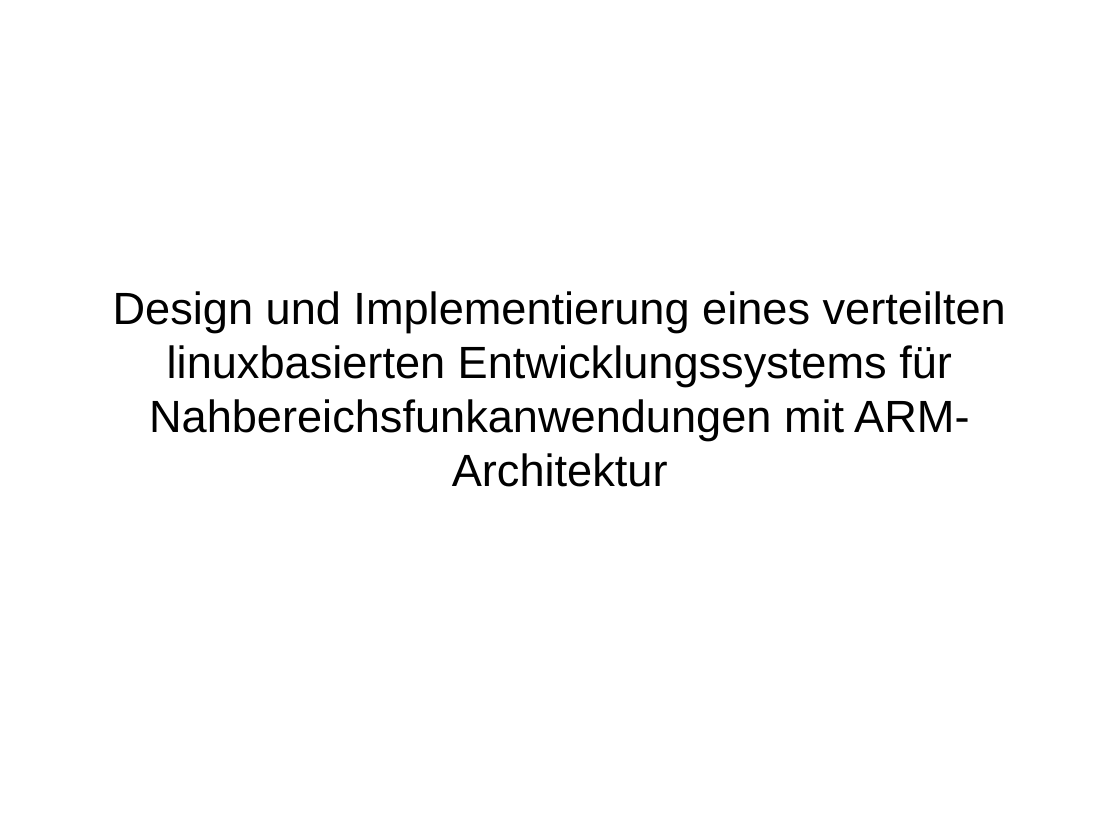
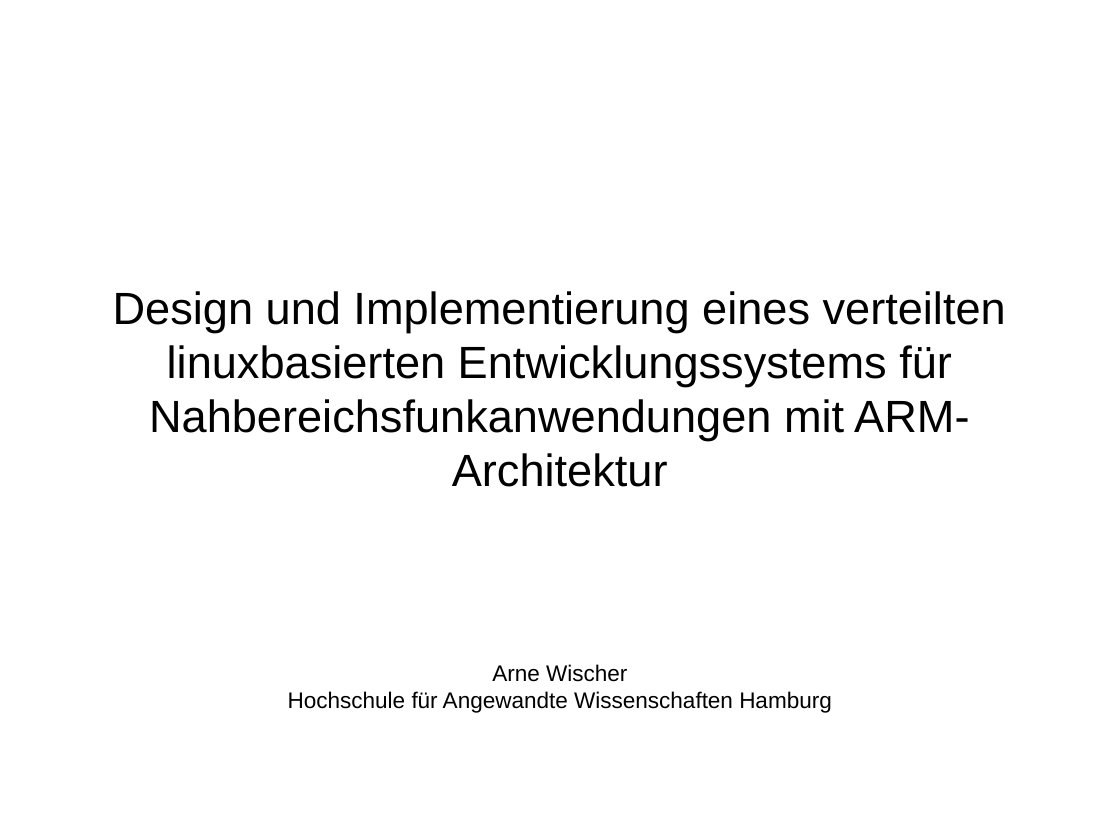
Before and after one commit to fettlaus/Kolloq, a slide deck: slide 1 of Kolloq.odp. Drawn at 1120x840 pixels with LibreOffice and Linux fonts; fonts in the diff are those of the drawing. Boxes give left, top, right and bottom in pixels: in the first picture for what was removed or moved away, otherwise in the second. Text is boxed around its words. In the diff, an @@ line names an element or a change of style, - is before the commit and + after.

```diff
--- a/Kolloq.odp
+++ b/Kolloq.odp
@@ subtitle at [288, 664, 832, 713]: paragraphs added @@
+Arne Wischer
+Hochschule für Angewandte Wissenschaften Hamburg
```
Also in this commit, not shown: 8 other slides changed, 4 other files.
